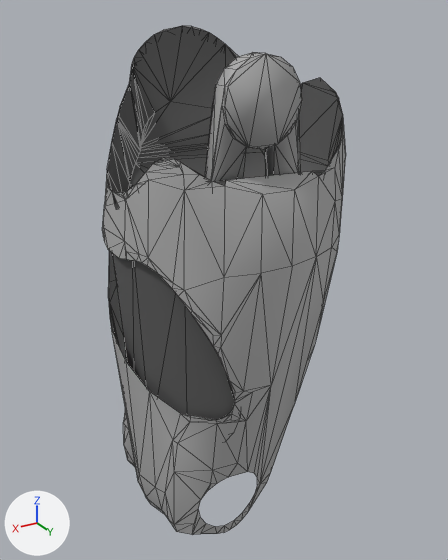
An edit to the COLLADA model src/resources/urdf/romeo/collision/RHipPitch.dae, drawn before and after from the same camera.
Camera for both pictures: a 50 mm lens placed at (0.214, 0.367, 0.048), pointed at (-0.01, -0.005, -0.138). Every picture has the same lights, and +X, +Y and +Z are marked at lower left. Mesh edges are drawn as thin lines. Where no turn or scale is listed for an object, it has been applied to the vertices.

Before the edit, the objects in view are built like this:
```python
me_shapeindexedfaces_039 = bpy.data.meshes.new('ShapeIndexedFaceS_039')
me_shapeindexedfaces_039.from_pydata(...)  # 114 vertices, 146 faces; spans x -0.102..0.076, y -0.068..0.067, z -0.235..0.04
me_shapeindexedfaces_039.materials.append(mat_material_039)  # dark grey #585858
me_shapeindexedfaces_039_geometry = bpy.data.meshes.new('ShapeIndexedFaceS_039-Geometry')
me_shapeindexedfaces_039_geometry.from_pydata(...)  # 454 vertices, 719 faces; spans x -0.106..0.078, y -0.074..0.071, z -0.324..0.04
me_shapeindexedfaces_039_geometry.materials.append(mat_material_038)  # grey #ababab
# before: 284 (-0.045, 0.056, -0.05) at pixel (318, 176), 290 (0.027, 0.058, -0.047) at pixel (225, 186), 295 (0.004, 0.064, -0.053) at pixel (262, 194), 296 (-0.021, 0.062, -0.054) at pixel (294, 189), 368 (-0.043, 0.052, -0.047) at pixel (312, 171)
# before: 393 (0.025, 0.054, -0.044) at pixel (225, 180)
ob_rhippitch_1 = bpy.data.objects.new('RHipPitch_1', me_shapeindexedfaces_039_geometry)
ob_rhippitch_1.location = (0.0, 0.0, 0.0)
ob_rhippitch_2 = bpy.data.objects.new('RHipPitch_2', me_shapeindexedfaces_039)
ob_rhippitch_2.location = (0.0, 0.0, 0.0)
```
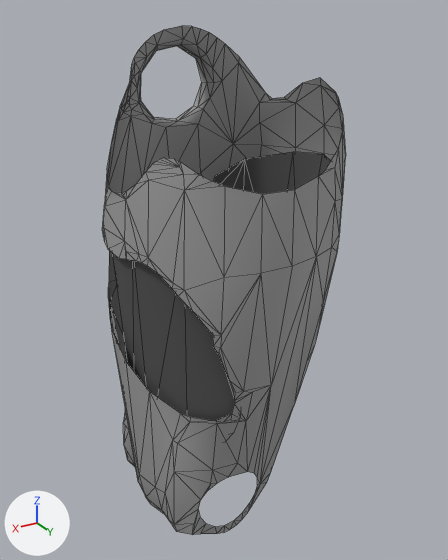
Pixel boxes [x1, y1, x2, y2] of what changed, in the pictures (448 x 560 px):
'RHipPitch_2', reshaped (8% narrower, 32% shorter)
    before: [106, 26, 343, 420]
    after: [112, 152, 331, 421]
part 1 of me_shapeindexedfaces_039, deleted
    before: [106, 26, 343, 204]
part 2 of me_shapeindexedfaces_039_geometry, deleted
    before: [205, 52, 302, 181]
part 3 of me_shapeindexedfaces_039_geometry, deleted
    before: [181, 300, 235, 421]
part 4 of me_shapeindexedfaces_039_geometry, deleted
    before: [225, 171, 318, 194]

What changed in the scene script:
```text
Change me_shapeindexedfaces_039:
    where me_shapeindexedfaces_039.from_pydata(...)  # 114 vertices, 146 faces; spans x -0.102..0.076, y -0.068..0.067, z -0.235..0.04
    used by ob_rhippitch_2; location = (0.0, 0.0, 0.0)
    me_shapeindexedfaces_039 part 1: the loose piece of 76 vertices spanning x -0.097..0.075, y -0.053..0.058, z -0.098..0.04 is deleted
Change me_shapeindexedfaces_039_geometry:
    used by ob_rhippitch_1; location = (0.0, 0.0, 0.0)
    verts and faces of me_shapeindexedfaces_039_geometry; kept vertices keep their numbers, new ones are numbered from 454
    remove me_shapeindexedfaces_039_geometry.from_pydata(...)  # 454 vertices, 719 faces; spans x -0.106..0.078, y -0.074..0.071, z -0.324..0.04
    add me_shapeindexedfaces_039_geometry.from_pydata(...)  # 378 vertices, 574 faces; spans x -0.106..0.078, y -0.074..0.071, z -0.324..0.04
    me_shapeindexedfaces_039_geometry part 2: the loose piece of 60 vertices spanning x -0.034..0.034, y 0.044..0.057, z -0.078..0.027 is deleted
    me_shapeindexedfaces_039_geometry part 3
    11 vertices are removed from x 0.025..0.051, y 0.052..0.066, z -0.208..-0.126
    19 faces are deleted
    me_shapeindexedfaces_039_geometry part 4
    add delete_vertices([368, 393])  # with the faces that use them
```
